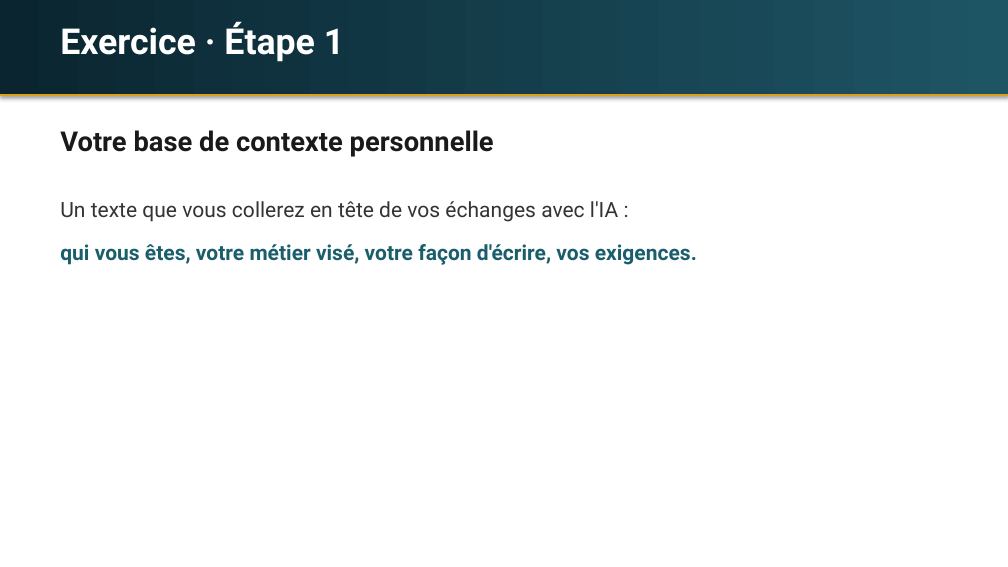
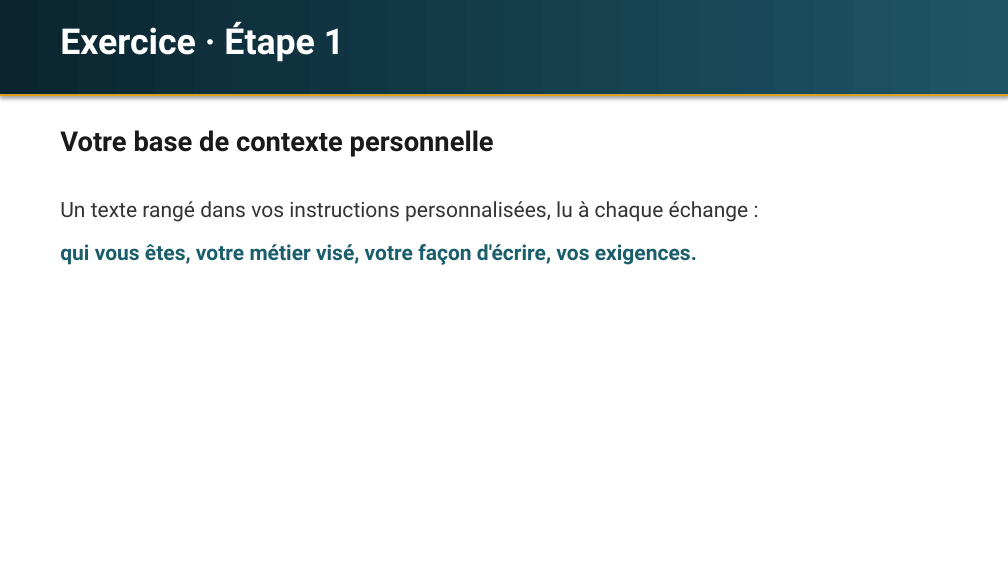
Before and after one commit to idrispjsalvi/claude-hub, a slide deck: slide 49 of espaces/intelligence-academy/seances/laurence-saulais/laurence-saulais-s1-fondamentaux.pptx (slide 48 before the commit). Drawn at 1008x567 pixels with LibreOffice and Linux fonts; fonts in the diff are those of the drawing. Boxes give left, top, right and bottom in pixels: in the first picture for what was removed or moved away, otherwise in the second. Text is boxed around its words. In the diff, an @@ line names an element or a change of style, - is before the commit and + after.

```diff
--- a/espaces/intelligence-academy/seances/laurence-saulais/laurence-saulais-s1-fondamentaux.pptx
+++ b/espaces/intelligence-academy/seances/laurence-saulais/laurence-saulais-s1-fondamentaux.pptx
@@ text at (x1=60, y1=201, x2=749, y2=222): text changed @@
-Un texte que vous collerez en tête de vos échanges avec l'IA :
+Un texte rangé dans vos instructions personnalisées, lu à chaque échange :
```
Also in this commit, not shown: 10 other slides changed, 7 slides added, 3 slides removed, 1 other file.
